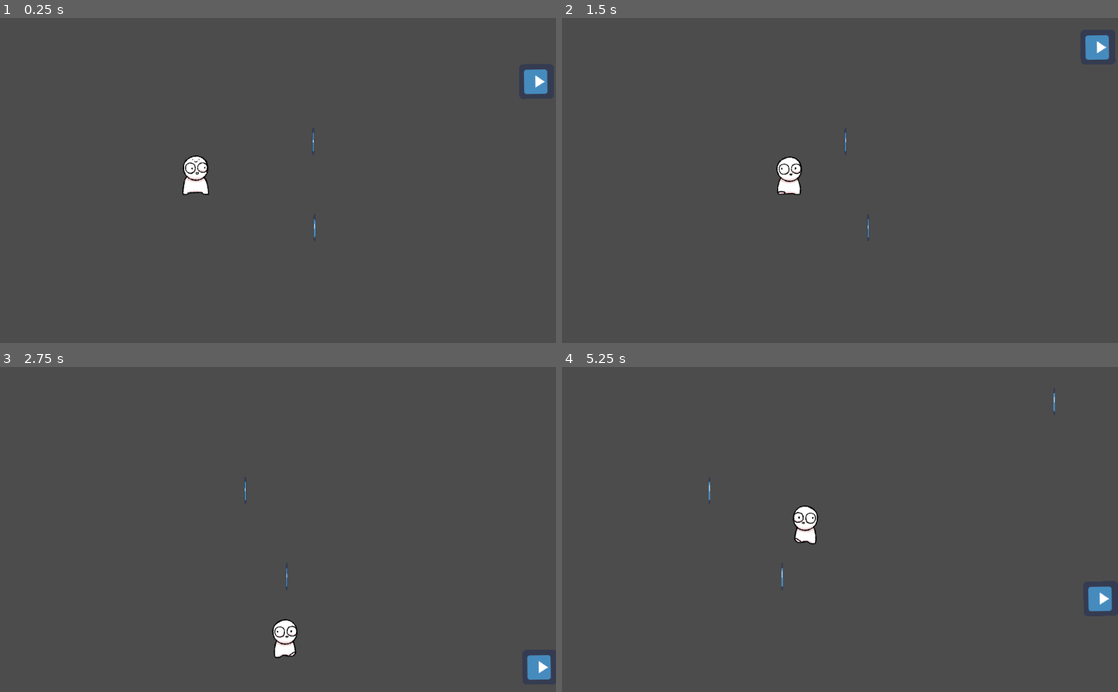
Above: before the commit, frames 1-4 (two rows, left to right).
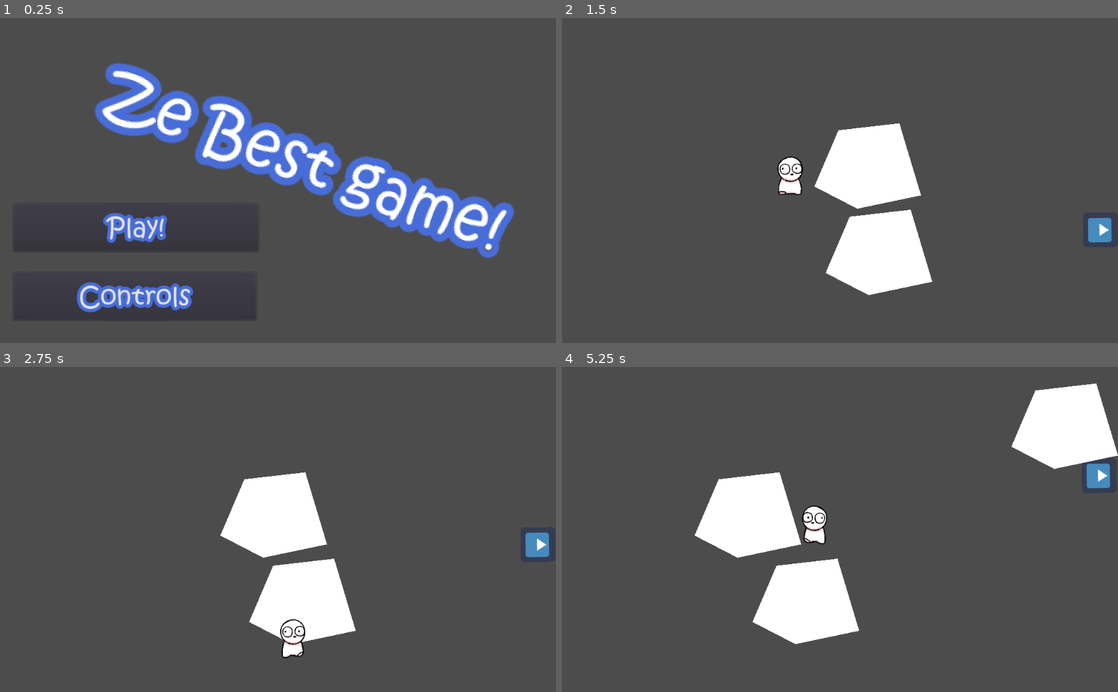
Above: after the commit, the same moments.

Repository: CrushLite/realGMTK2021
Game: Godot game, scene res://Scenes/LevelManager.tscn
Two runs of this game, one before a commit and one after it. Both use one fixed random seed, a clock stepped at 60 frames per second and the inputs below. Before the commit the project starts from res://Scenes/Stage.tscn. The engine's default icon, where the game draws it, is replaced by a stand-in: a white triangle on a blue panel in a dark square.
Inputs (mouse positions are in pixels of both pictures, inside the frame that each line leads up to):
- Up to frame 1 (0.25 s): no input
- Up to frame 2 (1.5 s): click (695, 226) at 0.5 s, where only the run after the commit has a clickable "Play!"; move the mouse to (962, 164) at 1.27 s; hold Right (move_right) from 1.28 s (still down); tap X (pull_rope) at 1.35 s; click (962, 164) at 1.42 s
- Up to frame 3 (2.75 s): move the mouse to (166, 545) at 2.02 s; release Right (move_right) at 2.03 s; hold Down (move_down) from 2.03 s (still down); tap Space (throw_rope) at 2.1 s
- Up to frame 4 (5.25 s): move the mouse to (895, 458) at 2.77 s; release Down (move_down) at 2.78 s; hold Right (move_right) 2.78-3.53 s; tap X (pull_rope) at 2.85, 4.35 s; move the mouse to (812, 594) at 3.52 s; hold Up (move_up) 3.53-4.28 s; tap Space (throw_rope) at 3.6, 5.1 s; click (812, 594) at 3.67 s; move the mouse to (1006, 578) at 4.27 s; hold Left (move_left) from 4.28 s (still down); move the mouse to (673, 480) at 5.02 s

The runs differ from the first frame. In frame 1, 15% of the frame differs, in the area x 4-99%, y 13-93%; in frame 2, 8.0%; in frame 3, 7.9%; in frame 4, 12%.

Commit message:
Created levelmanager  and main menu screen

Diff:
--- a/src/Scenes/LevelManager.tscn
+++ b/src/Scenes/LevelManager.tscn
@@ -1,7 +1,32 @@
-[gd_scene load_steps=3 format=2]
+[gd_scene load_steps=4 format=2]
 
 [ext_resource path="res://Scripts/LevelManager.gd" type="Script" id=1]
 [ext_resource path="res://Scripts/GUI/GUI.gd" type="Script" id=2]
+
+[sub_resource type="Animation" id=1]
+resource_name = "pulse"
+length = 0.5
+loop = true
+tracks/0/type = "bezier"
+tracks/0/path = NodePath(".:rect_scale:x")
+tracks/0/interp = 1
+tracks/0/loop_wrap = true
+tracks/0/imported = false
+tracks/0/enabled = true
+tracks/0/keys = {
+"points": PoolRealArray( 2, 0, -3.4733, 0, 3.4733, 2, -0.453825, -0.251503, 0.453825, 0.251503 ),
+"times": PoolRealArray( 0, 0.5 )
+}
+tracks/1/type = "bezier"
+tracks/1/path = NodePath(".:rect_scale:y")
+tracks/1/interp = 1
+tracks/1/loop_wrap = true
+tracks/1/imported = false
+tracks/1/enabled = true
+tracks/1/keys = {
+"points": PoolRealArray( 2, -0.0115436, -3.22289, 0.0115436, 3.22289, 2, -0.489418, 0.030205, 0.489418, -0.030205 ),
+"times": PoolRealArray( 0, 0.5 )
+}
 
 [node name="LevelManager" type="Control"]
 anchor_right = 1.0
@@ -53,6 +78,23 @@
 "_edit_use_anchors_": false
 }
 
+[node name="Label" type="Label" parent="GUI/TitleScreen"]
+margin_left = 392.151
+margin_top = 229.688
+margin_right = 726.151
+margin_bottom = 295.688
+rect_rotation = 19.6358
+rect_scale = Vector2( 2.55646, 2.57414 )
+rect_pivot_offset = Vector2( 165.746, 31.835 )
+text = "Ze Best game!"
+__meta__ = {
+"_edit_use_anchors_": false
+}
+
+[node name="AnimationPlayer" type="AnimationPlayer" parent="GUI/TitleScreen/Label"]
+autoplay = "pulse"
+anims/pulse = SubResource( 1 )
+
 [node name="ControlsScreen" type="Control" parent="GUI"]
 visible = false
 anchor_right = 1.0
@@ -61,31 +103,35 @@
 "_edit_use_anchors_": false
 }
 
-[node name="Panel" type="Panel" parent="GUI/ControlsScreen"]
+[node name="controls" type="Label" parent="GUI/ControlsScreen"]
 anchor_right = 1.0
 anchor_bottom = 1.0
+margin_left = 38.0
+margin_top = 27.0
+margin_right = -624.0
+margin_bottom = -300.0
+text = "Up:        w/up
+Down:   s/down
+Right:    d/right
+Left:     a/left
+Throw:  Space
+Pull:       x"
 __meta__ = {
 "_edit_use_anchors_": false
 }
 
-[node name="move_up" type="Label" parent="GUI/ControlsScreen/Panel"]
-anchor_right = 1.0
+[node name="Back" type="Button" parent="GUI/ControlsScreen"]
+anchor_top = 1.0
 anchor_bottom = 1.0
-margin_left = 38.0
-margin_top = 27.0
-margin_right = -880.0
-margin_bottom = -507.0
-text = "Up:"
-
-[node name="TextEdit" type="TextEdit" parent="GUI/ControlsScreen/Panel"]
-margin_left = 151.0
-margin_top = 26.0
-margin_right = 214.0
-margin_bottom = 100.0
-text = "W"
+margin_left = 25.0
+margin_top = -130.0
+margin_right = 472.0
+margin_bottom = -42.0
+text = "Back"
 __meta__ = {
 "_edit_use_anchors_": false
 }
 
 [connection signal="pressed" from="GUI/TitleScreen/Play" to="GUI" method="_on_Play_pressed"]
 [connection signal="pressed" from="GUI/TitleScreen/Controls" to="GUI" method="_on_Options_pressed"]
+[connection signal="pressed" from="GUI/ControlsScreen/Back" to="GUI" method="_on_Back_pressed"]
--- a/src/Scenes/platform.tscn
+++ b/src/Scenes/platform.tscn
@@ -19,3 +19,6 @@
 position = Vector2( -0.0216694, -26.6366 )
 scale = Vector2( 0.0553493, 0.779029 )
 texture = ExtResource( 2 )
+
+[node name="Polygon2D" type="Polygon2D" parent="."]
+polygon = PoolVector2Array( -43.584, -47.113, 68.662, -60.0213, 108.509, 72.9903, -8.78775, 97.6844, -87.9212, 56.7146 )
--- a/src/Scripts/GUI/GUI.gd
+++ b/src/Scripts/GUI/GUI.gd
@@ -1,11 +1,17 @@
 extends Control
 
-
+signal play_pressed
 
 func _on_Play_pressed():
 	hide()
+	emit_signal("play_pressed")
 
 
 func _on_Options_pressed():
 	$TitleScreen.hide()
 	$ControlsScreen.show()
+
+
+func _on_Back_pressed():
+	$TitleScreen.show()
+	$ControlsScreen.hide()
--- a/src/Scripts/LevelManager.gd
+++ b/src/Scripts/LevelManager.gd
@@ -1,16 +1,12 @@
 extends Control
 
-
-# Declare member variables here. Examples:
-# var a = 2
-# var b = "text"
-
+onready var main_scene = preload("res://Scenes/Stage.tscn")
 
 # Called when the node enters the scene tree for the first time.
 func _ready():
-	pass # Replace with function body.
+	$GUI.connect("play_pressed", self, "_on_play_pressed")
 
 
-# Called every frame. 'delta' is the elapsed time since the previous frame.
-#func _process(delta):
-#	pass
+func _on_play_pressed():
+	var scene = main_scene.instance()
+	add_child(scene)
--- a/src/project.godot
+++ b/src/project.godot
@@ -27,7 +27,7 @@
 [application]
 
 config/name="RealGMTKGameJam"
-run/main_scene="res://Scenes/Stage.tscn"
+run/main_scene="res://Scenes/LevelManager.tscn"
 config/icon="res://Art/icon.png"
 
 [gui]
